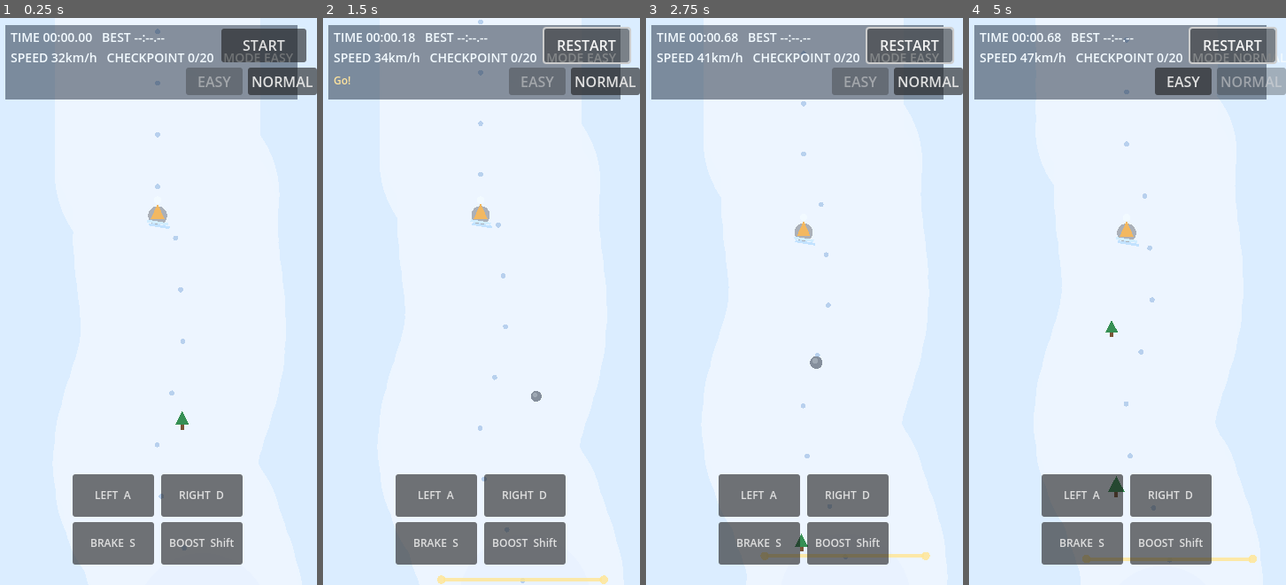
Above: before the commit, frames 1-4 (left to right).
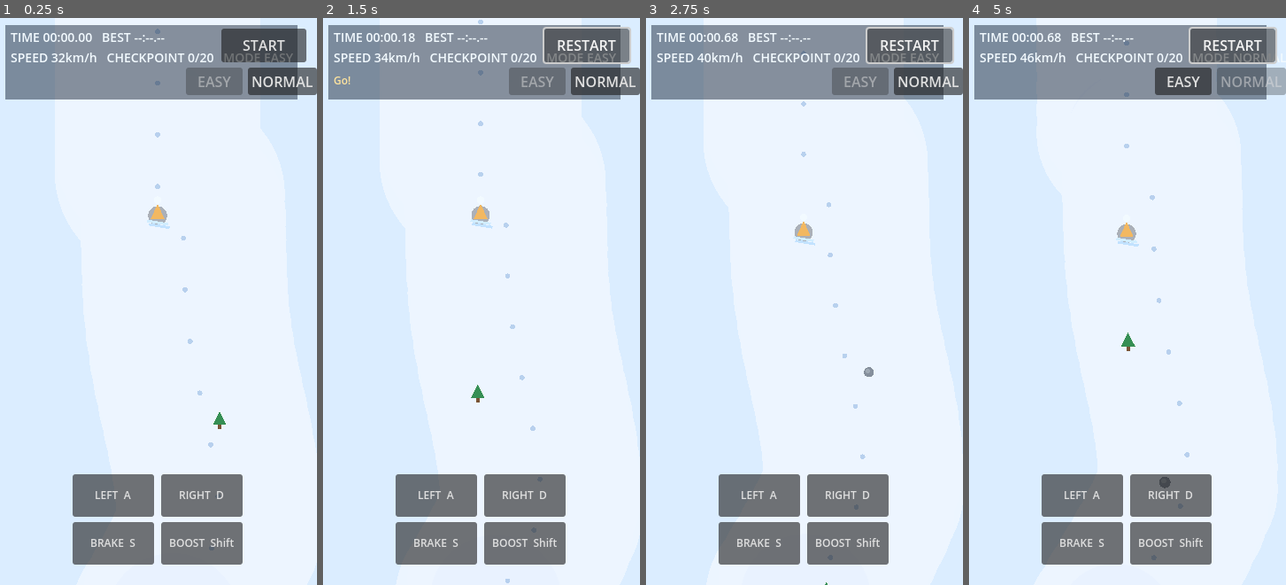
Above: after the commit, the same moments.

Repository: wndzlf/TapTapCho
Game: Godot game, scene res://scenes/main/Main.tscn
Two runs of this game, one before a commit and one after it. Both use one fixed random seed, a clock stepped at 60 frames per second and the inputs below.
Inputs:
- Up to frame 1 (0.25 s): no input
- Up to frame 2 (1.5 s): click "START" at 0.5 s; click "RESTART" at 1.25 s
- Up to frame 3 (2.75 s): click "RESTART" at 2 s
- Up to frame 4 (5 s): click "RESTART" at 2.75 s; click "NORMAL" at 3.5 s; click "START" at 4.25 s

The runs differ from the first frame. In frame 1, 0.2% of the frame differs, in the area x 48-72%, y 38-85%; in frame 2, 0.6%; in frame 3, 0.7%; in frame 4, 0.9%, in the area x 18-91%, y 3-97%.

Commit message:
feat(winter-ski-rush): triple course length and expand track variety

Diff:
--- a/godot-winter-ski-rush/scenes/main/Main.gd
+++ b/godot-winter-ski-rush/scenes/main/Main.gd
@@ -4,7 +4,7 @@
 
 const WORLD_WIDTH := 360.0
 const WORLD_TOP := 120.0
-const FINISH_Y := 5000.0
+const FINISH_Y := 15000.0
 
 const BASE_CENTER_X := WORLD_WIDTH * 0.5
 const BGM_PATH := "res://assets/audio/winter-ski-rush-pixabay-286213.mp3"
@@ -20,21 +20,42 @@
 const CHECKPOINT_COUNT := 20
 const CHECKPOINT_START_OFFSET_Y := 260.0
 const CHECKPOINT_END_OFFSET_Y := 240.0
-const SHORTCUT_IDS := ["shortcut_left_1", "shortcut_right_2", "shortcut_left_3"]
+const SHORTCUT_SPECS := [
+	{"id": "shortcut_left_1", "start": 920.0, "end": 1760.0, "offset": -118.0, "wobble_amp": 16.0, "wobble_freq": 0.019, "wobble_phase": 0.3, "width": 106.0, "bonus": 0.14},
+	{"id": "shortcut_right_2", "start": 2040.0, "end": 2820.0, "offset": 126.0, "wobble_amp": 18.0, "wobble_freq": 0.017, "wobble_phase": 0.9, "width": 104.0, "bonus": 0.15},
+	{"id": "shortcut_left_3", "start": 3340.0, "end": 4160.0, "offset": -132.0, "wobble_amp": 20.0, "wobble_freq": 0.016, "wobble_phase": 0.1, "width": 100.0, "bonus": 0.17},
+	{"id": "shortcut_right_4", "start": 4680.0, "end": 5480.0, "offset": 136.0, "wobble_amp": 21.0, "wobble_freq": 0.015, "wobble_phase": 1.2, "width": 98.0, "bonus": 0.18},
+	{"id": "shortcut_left_5", "start": 5980.0, "end": 6840.0, "offset": -138.0, "wobble_amp": 22.0, "wobble_freq": 0.014, "wobble_phase": 0.6, "width": 96.0, "bonus": 0.19},
+	{"id": "shortcut_right_6", "start": 7300.0, "end": 8220.0, "offset": 142.0, "wobble_amp": 22.0, "wobble_freq": 0.0135, "wobble_phase": 1.0, "width": 95.0, "bonus": 0.2},
+	{"id": "shortcut_left_7", "start": 8780.0, "end": 9720.0, "offset": -144.0, "wobble_amp": 24.0, "wobble_freq": 0.012, "wobble_phase": 0.4, "width": 94.0, "bonus": 0.21},
+	{"id": "shortcut_right_8", "start": 10480.0, "end": 11480.0, "offset": 146.0, "wobble_amp": 24.0, "wobble_freq": 0.0115, "wobble_phase": 1.4, "width": 92.0, "bonus": 0.22},
+	{"id": "shortcut_left_9", "start": 12280.0, "end": 13480.0, "offset": -150.0, "wobble_amp": 25.0, "wobble_freq": 0.011, "wobble_phase": 0.8, "width": 90.0, "bonus": 0.23},
+]
 
 var _track_points: Array[Vector2] = [
 	Vector2(BASE_CENTER_X, WORLD_TOP),
 	Vector2(228, 520),
-	Vector2(132, 900),
-	Vector2(252, 1320),
-	Vector2(118, 1740),
-	Vector2(264, 2140),
-	Vector2(108, 2580),
-	Vector2(258, 3020),
-	Vector2(122, 3460),
-	Vector2(246, 3920),
-	Vector2(136, 4380),
-	Vector2(216, 4740),
+	Vector2(120, 980),
+	Vector2(268, 1460),
+	Vector2(106, 1940),
+	Vector2(270, 2460),
+	Vector2(118, 2980),
+	Vector2(258, 3520),
+	Vector2(108, 4060),
+	Vector2(250, 4620),
+	Vector2(132, 5200),
+	Vector2(274, 5860),
+	Vector2(100, 6520),
+	Vector2(266, 7240),
+	Vector2(122, 7980),
+	Vector2(278, 8740),
+	Vector2(110, 9520),
+	Vector2(258, 10300),
+	Vector2(116, 11120),
+	Vector2(276, 11960),
+	Vector2(132, 12820),
+	Vector2(248, 13640),
+	Vector2(146, 14420),
 	Vector2(BASE_CENTER_X, FINISH_Y),
 ]
 
@@ -430,22 +451,23 @@
 		if y <= b.y:
 			var t := inverse_lerp(a.y, b.y, y)
 			var base_x := lerpf(a.x, b.x, t)
-			var wiggle := sin(y * 0.011) * 30.0 + sin(y * 0.021 + 1.1) * 14.0
+			var wiggle := sin(y * 0.0056) * 32.0 + sin(y * 0.0128 + 1.1) * 16.0
 			return clampf(base_x + wiggle, 62.0, WORLD_WIDTH - 62.0)
 	var end_x := _track_points[_track_points.size() - 1].x
-	var end_wiggle := sin(y * 0.011) * 30.0 + sin(y * 0.021 + 1.1) * 14.0
+	var end_wiggle := sin(y * 0.0056) * 32.0 + sin(y * 0.0128 + 1.1) * 16.0
 	return clampf(end_x + end_wiggle, 62.0, WORLD_WIDTH - 62.0)
 
 
 func _slope_at(y: float) -> float:
-	var wave := 0.62 + sin(y * 0.006) * 0.08
-	if y > 1450.0 and y < 2100.0:
-		wave += 0.08
-	if y > 2850.0 and y < 3420.0:
-		wave += 0.12
-	if y > 4200.0:
+	var progress := clampf(inverse_lerp(WORLD_TOP, FINISH_Y, y), 0.0, 1.0)
+	var wave := 0.56 + sin(y * 0.0046) * 0.1 + sin(y * 0.0107 + 1.2) * 0.06
+	wave += progress * 0.11
+	var segment := int(floor((y - WORLD_TOP) / 1700.0))
+	if segment % 3 == 1:
 		wave += 0.05
-	return clampf(wave, 0.48, 0.92)
+	elif segment % 3 == 2:
+		wave -= 0.03
+	return clampf(wave, 0.44, 0.97)
 
 
 func _get_track_bands(y: float) -> Array[Dictionary]:
@@ -460,31 +482,27 @@
 		}
 	]
 
-	if y > 840.0 and y < 1360.0:
+	for spec in SHORTCUT_SPECS:
+		var start_y: float = float(spec["start"])
+		var end_y: float = float(spec["end"])
+		if y <= start_y or y >= end_y:
+			continue
+
+		var offset: float = float(spec["offset"])
+		var wobble_amp: float = float(spec["wobble_amp"])
+		var wobble_freq: float = float(spec["wobble_freq"])
+		var wobble_phase: float = float(spec["wobble_phase"])
+		var width: float = float(spec["width"]) * active_shortcut_width_scale
+		var bonus: float = float(spec["bonus"]) * active_shortcut_speed_scale
+
+		var shortcut_center := main_center + offset + sin(y * wobble_freq + wobble_phase) * wobble_amp
+		var shortcut_color := Color(0.75, 0.89, 1.0, 0.9) if offset < 0.0 else Color(0.83, 0.9, 1.0, 0.9)
 		bands.append({
-			"id": "shortcut_left_1",
-			"center": main_center - 112.0 + sin(y * 0.02) * 16.0,
-			"width": 102.0 * active_shortcut_width_scale,
-			"speed_bonus": 0.13 * active_shortcut_speed_scale,
-			"color": Color(0.74, 0.86, 1.0, 0.9),
-		})
-
-	if y > 1960.0 and y < 2520.0:
-		bands.append({
-			"id": "shortcut_right_2",
-			"center": main_center + 122.0 + cos(y * 0.018) * 18.0,
-			"width": 98.0 * active_shortcut_width_scale,
-			"speed_bonus": 0.15 * active_shortcut_speed_scale,
-			"color": Color(0.76, 0.88, 1.0, 0.9),
-		})
-
-	if y > 3180.0 and y < 3780.0:
-		bands.append({
-			"id": "shortcut_left_3",
-			"center": main_center - 132.0 + sin(y * 0.016) * 20.0,
-			"width": 96.0 * active_shortcut_width_scale,
-			"speed_bonus": 0.18 * active_shortcut_speed_scale,
-			"color": Color(0.74, 0.9, 1.0, 0.92),
+			"id": String(spec["id"]),
+			"center": shortcut_center,
+			"width": width,
+			"speed_bonus": bonus,
+			"color": shortcut_color,
 		})
 
 	return bands
@@ -495,8 +513,8 @@
 	ice_patches.clear()
 	snow_patches.clear()
 
-	for sid in SHORTCUT_IDS:
-		shortcut_seen[sid] = false
+	for spec in SHORTCUT_SPECS:
+		shortcut_seen[String(spec["id"])] = false
 
 	for i in range(CHECKPOINT_COUNT):
 		var t := float(i + 1) / float(CHECKPOINT_COUNT)
@@ -509,32 +527,72 @@
 		var band := bands[rng.randi_range(0, bands.size() - 1)]
 		var center: float = band["center"]
 		var width: float = band["width"]
+		var progress := clampf(inverse_lerp(WORLD_TOP, FINISH_Y, obstacle_y), 0.0, 1.0)
 		var x := center + rng.randf_range(-width * 0.32, width * 0.32)
 		var y := obstacle_y + rng.randf_range(-20.0, 20.0)
-		var obstacle_type := "tree" if rng.randf() < 0.62 else "rock"
-		var radius := (rng.randf_range(9.0, 12.0) if obstacle_type == "tree" else rng.randf_range(7.0, 10.0)) * active_obstacle_radius_scale
+		var obstacle_type := "tree" if rng.randf() < lerpf(0.7, 0.46, progress) else "rock"
+		var radius := (rng.randf_range(9.0, 12.0) if obstacle_type == "tree" else rng.randf_range(7.0, 10.5)) * active_obstacle_radius_scale * lerpf(0.95, 1.28, progress)
 		obstacles.append({
 			"pos": Vector2(x, y),
 			"radius": radius,
 			"type": obstacle_type,
 		})
 
-		if rng.randf() < active_obstacle_cluster_chance:
+		if rng.randf() < active_obstacle_cluster_chance + progress * 0.18:
 			obstacles.append({
 				"pos": Vector2(x + rng.randf_range(-34.0, 34.0), y + rng.randf_range(28.0, 54.0)),
-				"radius": radius * rng.randf_range(0.72, 1.05),
+				"radius": radius * rng.randf_range(0.72, 1.1),
 				"type": obstacle_type,
 			})
 
-		obstacle_y += rng.randf_range(active_obstacle_gap_min, active_obstacle_gap_max)
-
-	ice_patches.append(_patch_around(980.0, 170.0, 220.0, -18.0))
-	ice_patches.append(_patch_around(2140.0, 200.0, 250.0, 24.0))
-	ice_patches.append(_patch_around(3520.0, 180.0, 230.0, -36.0))
-
-	snow_patches.append(_patch_around(1350.0, 130.0, 160.0, 54.0))
-	snow_patches.append(_patch_around(2740.0, 140.0, 180.0, -68.0))
-	snow_patches.append(_patch_around(4320.0, 150.0, 180.0, 52.0))
+		if rng.randf() < 0.1 + progress * 0.14:
+			var mirror_x := center - (x - center) * rng.randf_range(0.75, 1.25)
+			obstacles.append({
+				"pos": Vector2(clampf(mirror_x, 32.0, WORLD_WIDTH - 32.0), y + rng.randf_range(-16.0, 18.0)),
+				"radius": radius * rng.randf_range(0.7, 1.05),
+				"type": ("rock" if obstacle_type == "tree" else "tree"),
+			})
+
+		var gap_min := lerpf(active_obstacle_gap_min * 1.18, active_obstacle_gap_min * 0.82, progress)
+		var gap_max := lerpf(active_obstacle_gap_max * 1.15, active_obstacle_gap_max * 0.78, progress)
+		obstacle_y += rng.randf_range(gap_min, gap_max)
+
+	var gate_count := 24
+	for i in range(gate_count):
+		var gt := float(i + 1) / float(gate_count + 1)
+		var gate_y := lerpf(WORLD_TOP + 680.0, FINISH_Y - 460.0, gt)
+		var gate_center := _main_center_x(gate_y) + rng.randf_range(-26.0, 26.0)
+		var gate_half := rng.randf_range(34.0, 44.0)
+		obstacles.append({
+			"pos": Vector2(clampf(gate_center - gate_half, 28.0, WORLD_WIDTH - 28.0), gate_y + rng.randf_range(-8.0, 8.0)),
+			"radius": rng.randf_range(7.0, 9.5) * active_obstacle_radius_scale,
+			"type": "tree",
+		})
+		obstacles.append({
+			"pos": Vector2(clampf(gate_center + gate_half, 28.0, WORLD_WIDTH - 28.0), gate_y + rng.randf_range(-8.0, 8.0)),
+			"radius": rng.randf_range(7.0, 9.5) * active_obstacle_radius_scale,
+			"type": "tree",
+		})
+
+	var ice_y := 900.0
+	while ice_y < FINISH_Y - 460.0:
+		ice_patches.append(_patch_around(
+			ice_y + rng.randf_range(-90.0, 90.0),
+			rng.randf_range(160.0, 230.0),
+			rng.randf_range(190.0, 280.0),
+			rng.randf_range(-72.0, 72.0)
+		))
+		ice_y += rng.randf_range(1750.0, 2450.0)
+
+	var snow_y := 1220.0
+	while snow_y < FINISH_Y - 440.0:
+		snow_patches.append(_patch_around(
+			snow_y + rng.randf_range(-80.0, 80.0),
+			rng.randf_range(130.0, 190.0),
+			rng.randf_range(150.0, 230.0),
+			rng.randf_range(-86.0, 86.0)
+		))
+		snow_y += rng.randf_range(1450.0, 2100.0)
 
 
 func _patch_around(y: float, w: float, h: float, x_offset: float) -> Rect2:
@@ -885,7 +943,7 @@
 		active_gravity = 255.0
 		active_speed_visual_ref = 230.0
 		active_start_speed = 76.0
-		challenge_target = 200.0
+		challenge_target = 620.0
 		active_jump_min_speed = 110.0
 		active_jump_base_velocity = 215.0
 		active_jump_speed_velocity_scale = 0.20
@@ -905,7 +963,7 @@
 		active_gravity = BASE_GRAVITY
 		active_speed_visual_ref = 280.0
 		active_start_speed = START_SPEED
-		challenge_target = 175.0
+		challenge_target = 560.0
 		active_jump_min_speed = 125.0
 		active_jump_base_velocity = 225.0
 		active_jump_speed_velocity_scale = 0.22
@@ -993,7 +1051,8 @@
 
 	var cp_now: int = maxi(0, last_checkpoint + 1)
 	var shortcut_count := 0
-	for sid in SHORTCUT_IDS:
+	for spec in SHORTCUT_SPECS:
+		var sid := String(spec["id"])
 		if shortcut_seen.get(sid, false):
 			shortcut_count += 1
 
Not shown, changed: godot-winter-ski-rush-web/index.html
Not shown, changed: godot-winter-ski-rush-web/index.pck
